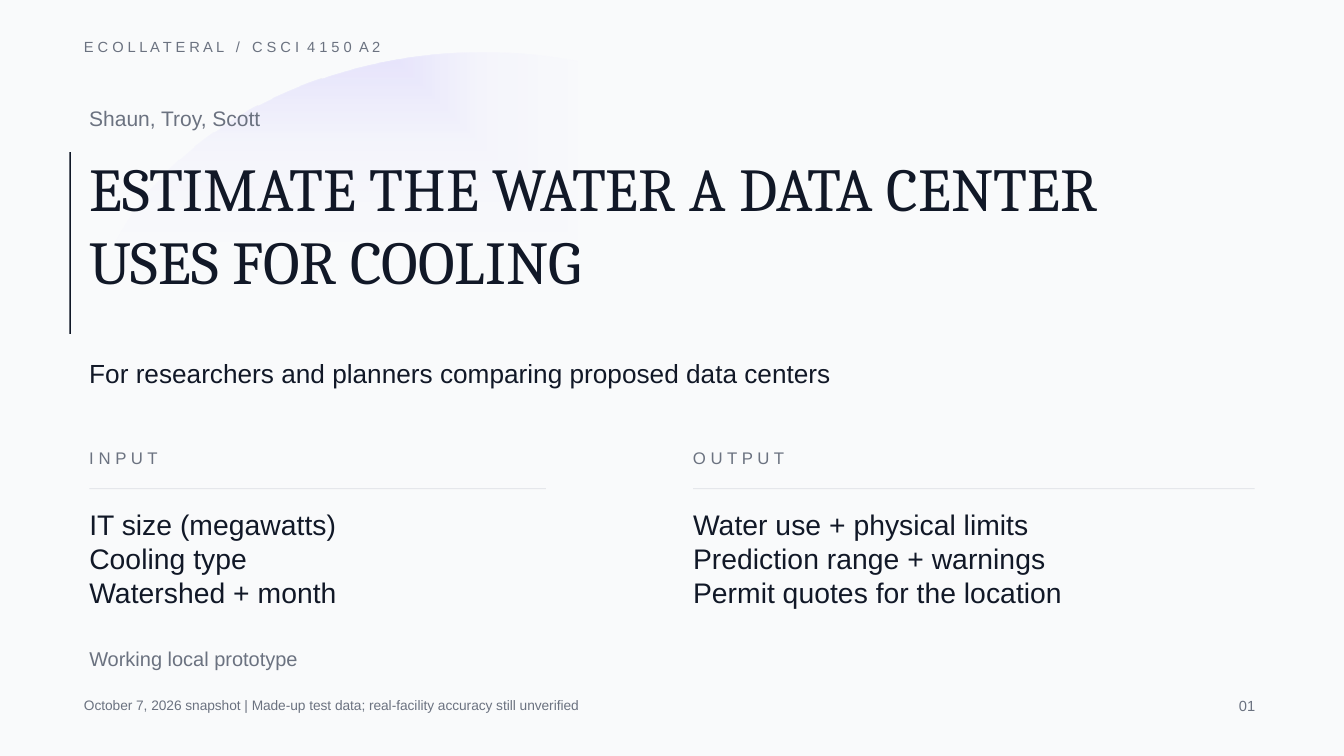
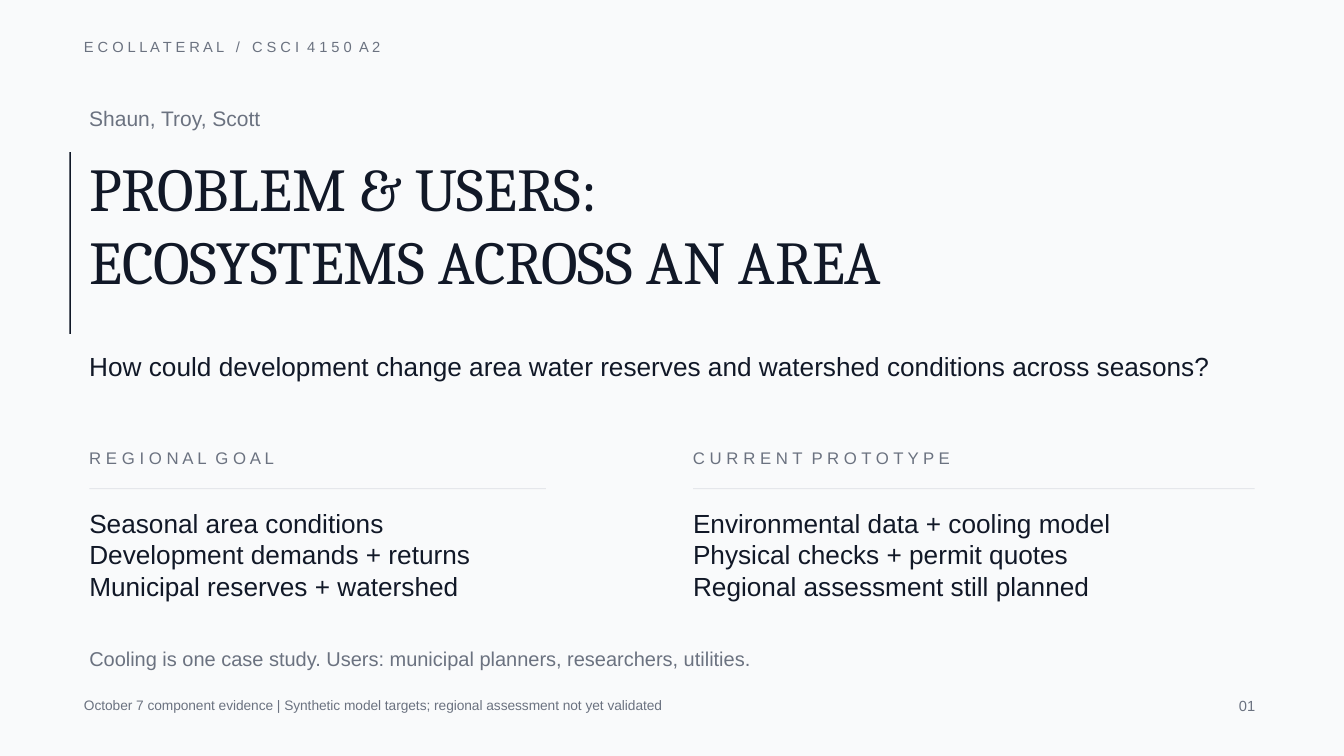
Before and after one commit to ScottLiu12/ECOllateral, a slide deck: slide 1 of docs/a2/review-slides.pptx. Drawn at 1344x756 pixels with LibreOffice and Linux fonts; fonts in the diff are those of the drawing. Boxes give left, top, right and bottom in pixels: in the first picture for what was removed or moved away, otherwise in the second. Text is boxed around its words. In the diff, an @@ line names an element or a change of style, - is before the commit and + after.

```diff
--- a/docs/a2/review-slides.pptx
+++ b/docs/a2/review-slides.pptx
@@ ellipse removed at box(90, 52, 877, 640) @@
@@ text at box(89, 170, 882, 285): text changed @@
-ESTIMATE THE WATER A DATA CENTER USES FOR COOLING
+PROBLEM & USERS:
+ECOSYSTEMS ACROSS AN AREA
@@ text added at box(89, 357, 1209, 382), 18.8 pt, text #111827 @@
+How could development change area water reserves and watershed conditions across seasons?
@@ text removed at box(89, 364, 830, 388) @@
-For researchers and planners comparing proposed data centers
@@ text removed at box(89, 452, 157, 464) @@
-I N P U T
@@ text added at box(89, 452, 274, 464), 12 pt, text #6B7280 @@
+R E G I O N A L G O A L
@@ text at box(693, 452, 950, 464): text changed @@
-O U T P U T
+C U R R E N T P R O T O T Y P E
@@ text removed at box(89, 514, 337, 604) @@
-IT size (megawatts)
-Cooling type
-Watershed + month
@@ text added at box(89, 514, 470, 602), 18.8 pt, text #111827 @@
+Seasonal area conditions
+Development demands + returns
+Municipal reserves + watershed
@@ text at box(693, 514, 1110, 602): text changed; size 20.2 to 18.8 pt @@
-Water use + physical limits
-Prediction range + warnings
-Permit quotes for the location
+Environmental data + cooling model
+Physical checks + permit quotes
+Regional assessment still planned
@@ text removed at box(89, 651, 297, 670) @@
-Working local prototype
@@ text added at box(89, 651, 751, 670), 14.2 pt, text #6B7280 @@
+Cooling is one case study. Users: municipal planners, researchers, utilities.
@@ text at box(84, 700, 663, 713): text changed @@
-October 7, 2026 snapshot | Made-up test data; real-facility accuracy still unverified
+October 7 component evidence | Synthetic model targets; regional assessment not yet validated
```
Also in this commit, not shown: 5 other slides changed, 10 other files.
